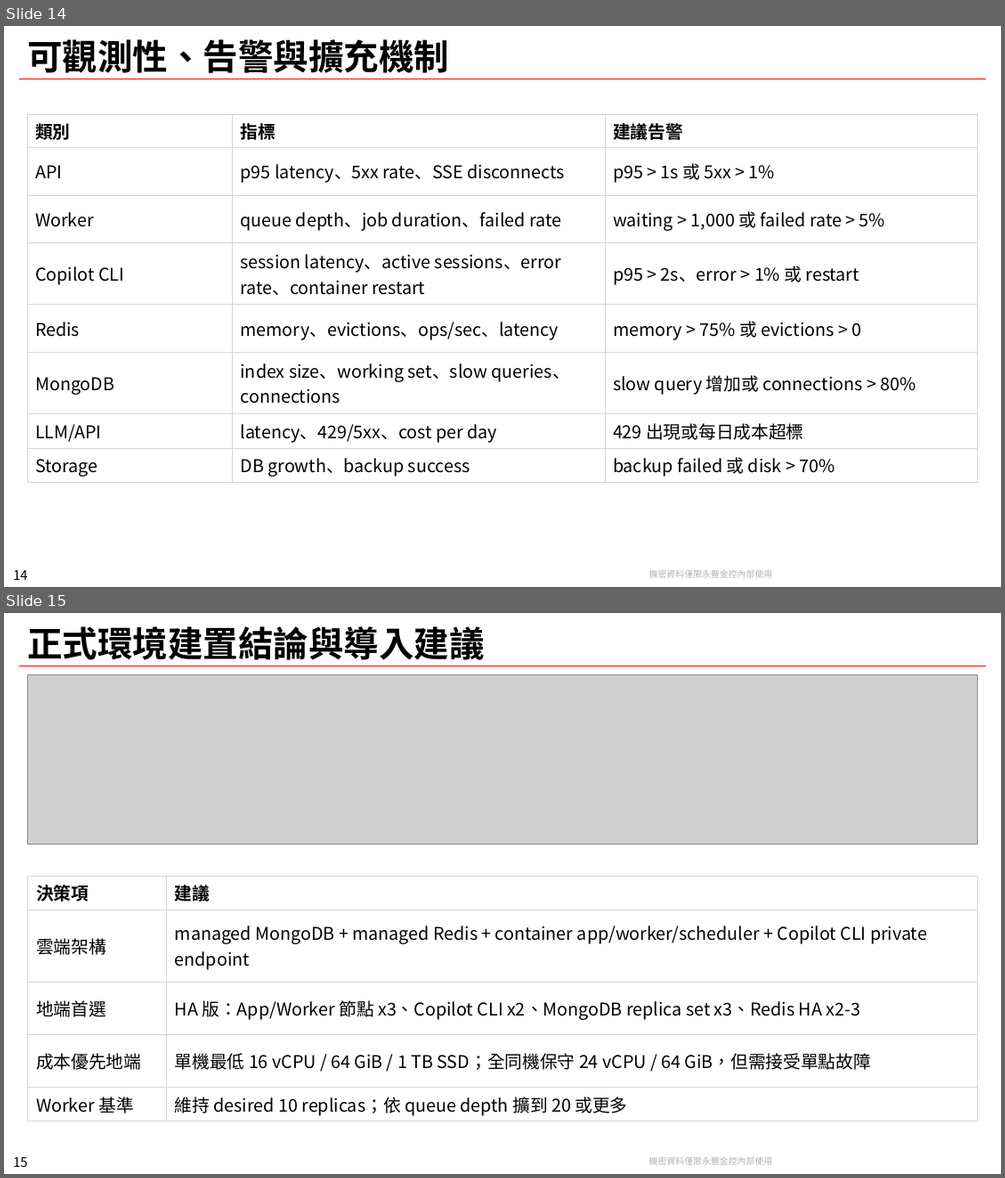
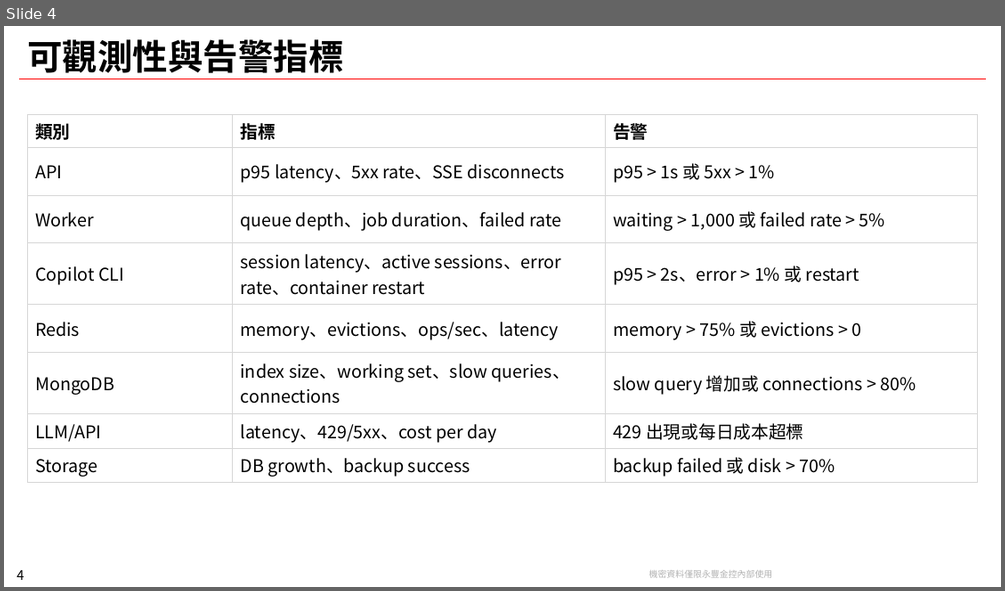
Before and after one commit to chunkai1312/temp, a slide deck: infogather.pptx. Shown one above the other, each under a label of ours: slides 14 and 15 before the commit, slide 4 after it. The pictures are 1005x1178 and 1005x591 pixels, drawn with LibreOffice and Linux fonts; fonts in the diff are those of the drawing; grey boxes stand for pictures; background and template pictures are left out. Boxes give left, top, right and bottom in pixels: in the first picture for what was removed or moved away, otherwise in the second. Text is boxed around its words. In the diff, an @@ line names an element or a change of style, - is before the commit and + after.

```diff
--- a/infogather.pptx
+++ b/infogather.pptx
@@ slide 15 removed at box(4, 613, 1001, 1174), background #FFFFFF; not listed: 3 template elements that a slide beside it also shows @@
@@ title removed at box(27, 626, 485, 660) @@
-正式環境建置結論與導入建議
@@ picture removed at box(28, 675, 978, 844) @@
@@ table removed at box(28, 876, 978, 1119), 5 rows, 2 columns @@
-決策項 | 建議
-雲端架構 | managed MongoDB + managed Redis + container app/worker/scheduler + Copilot CLI private endpoint
-地端首選 | HA 版：App/Worker 節點 x3、Copilot CLI x2、MongoDB replica set x3、Redis HA x2-3
-成本優先地端 | 單機最低 16 vCPU / 64 GiB / 1 TB SSD；全同機保守 24 vCPU / 64 GiB，但需接受單點故障
-Worker 基準 | 維持 desired 10 replicas；依 queue depth 擴到 20 或更多
@@ what was slide 14 is now slide 4 @@
@@ slide 4 changed as well @@
@@ title at box(27, 39, 344, 73): text changed @@
-可觀測性、告警與擴充機制
+可觀測性與告警指標
@@ table at box(28, 115, 978, 480) @@
-row 1, column 3: 建議告警
+row 1, column 3: 告警
@@ page number at box(16, 570, 24, 580): text changed @@
-14
+4
```
Also in this commit, not shown: 2 slides added, 12 other slides removed.
